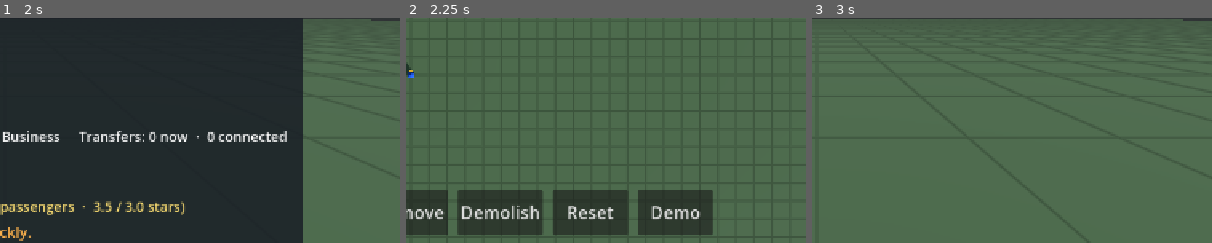
Above: before the commit, frames 1-3 (left to right).
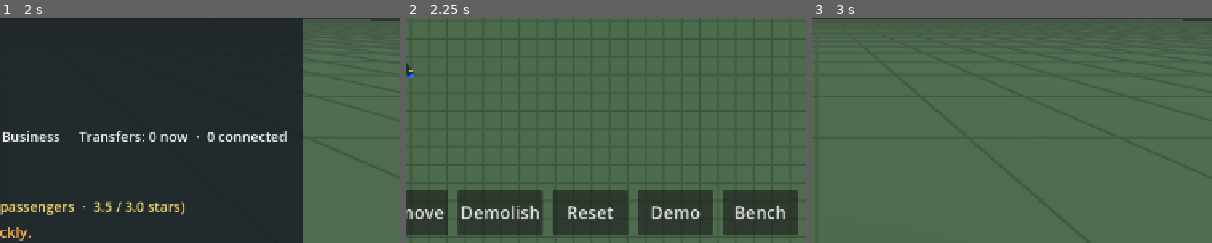
Above: after the commit, the same moments.

Repository: jakobmaier16-pixel/airport-idle
Game: Godot game, scene res://scenes/main/main.tscn
Same seed, same stepped clock (60 frames per second), same inputs: the game is played once before the commit and once after it.
Inputs:
- Up to frame 1 (2 s): click "Stats" at 0.5 s; click "Airlines" at 1.25 s
- Up to frame 2 (2.25 s): click "Build" at 2 s
- Up to frame 3 (3 s): click "Manager" at 2.75 s
The pictures show only the part of the screen within x 49-99%, y 37-87%; the shares and areas given below are measured in that part.

Frame 1 is identical in both runs. In frame 2, 3.7% of the frame differs, in the area x 79-98%, y 76-97%; in frame 3, nothing differs.

Commit message:
Device benchmark: 1,000 passengers, budget check on screen
- "Bench" in the build menu (test builds, two taps) builds the showcase with
  about 1,000 passengers (fixed seed, no random weather or incidents) and
  runs 60 s top-down and 60 s first person at the security queue.
- Reports frames per second, work per frame, graphics time, heartbeat time
  and peak memory, judged against the budget (tech_architecture.md §15):
  8 ms work on iPhone, 12 ms on iPad, 2 ms heartbeat, on the 95th percentile.
- The player's save is written first, saving is off while it runs, and
  closing the results loads the save again.
- Airport records each frame's heartbeat times; the passenger cap can be raised.
- test_43_benchmark; CLAUDE.md gotcha: packed arrays in a Dictionary are copies.
- tech_architecture.md: the prototype's numbers are the baseline the
  passenger flow rewrite must beat (Mac so far, devices pending).

Co-Authored-By: Claude Opus 5.5 <noreply@anthropic.com>

Diff:
--- a/scenes/main/main.gd
+++ b/scenes/main/main.gd
@@ -37,6 +37,7 @@
 	_build_mode.tool_changed.connect(_hud.set_tool_state)
 	_hud.reset_confirmed.connect(_on_reset_confirmed)
 	_hud.showcase_confirmed.connect(_on_showcase_confirmed)
+	_hud.benchmark_confirmed.connect(_on_benchmark_confirmed)
 	# Managing a station needs the manager on the spot (design doc §15.1).
 	_hud.upgrade_pressed.connect(func(building: Building) -> void:
 		if Airport.manage_problem(building).is_empty():
@@ -85,6 +86,12 @@
 		_hud.notify("Welcome back! You were away %d hours. Your airport earned %s while you were gone." % [
 			floori(SaveGame.away_seconds / 3600.0), Economy.format(SaveGame.welcome_back_bonus)])
 		SaveGame.welcome_back_bonus = 0.0
+	# The device benchmark was asked for before the scene reload (test builds only).
+	if Benchmark.pending:
+		Benchmark.pending = false
+		var benchmark := Benchmark.new()
+		benchmark.main = self
+		add_child(benchmark)
 
 
 # Clears the map and reloads the scene, so every visual is rebuilt from the (now empty) simulation.
@@ -97,6 +104,18 @@
 func _on_showcase_confirmed() -> void:
 	SaveGame.load_showcase()
 	get_tree().reload_current_scene()
+
+
+# Builds the benchmark airport (the player's save is kept safe) and reloads the scene for it.
+func _on_benchmark_confirmed() -> void:
+	Benchmark.prepare_airport()
+	Benchmark.pending = true
+	get_tree().reload_current_scene()
+
+
+## Switches to `view` (used by the device benchmark).
+func set_view(view: View) -> void:
+	_set_view(view)
 
 
 func _process(_delta: float) -> void:
--- a/scenes/ui/hud.gd
+++ b/scenes/ui/hud.gd
@@ -16,6 +16,8 @@
 signal reset_confirmed
 ## The player confirmed loading the showcase airport (test builds only).
 signal showcase_confirmed
+## The player confirmed starting the device benchmark (test builds only, scripts/dev/benchmark.gd).
+signal benchmark_confirmed
 signal upgrade_pressed(building: Building)
 signal hire_pressed(building: Building)
 signal dismiss_pressed(building: Building)
@@ -91,6 +93,7 @@
 @onready var _departures_label: Label = $SafeArea/InfoPanel/DeparturesLabel
 @onready var _reset_button: Button = $SafeArea/BuildMenu/PaintButtons/ResetButton
 @onready var _demo_button: Button = $SafeArea/BuildMenu/PaintButtons/DemoButton
+@onready var _bench_button: Button = $SafeArea/BuildMenu/PaintButtons/BenchButton
 @onready var _station_panel: Control = $SafeArea/StationPanel
 @onready var _station_title: Label = $SafeArea/StationPanel/Content/TitleLabel
 @onready var _station_info: Label = $SafeArea/StationPanel/Content/InfoLabel
@@ -124,8 +127,10 @@
 	# Reset and Demo are testing aids, so they only exist in debug builds (including device test builds).
 	_reset_button.visible = OS.is_debug_build()
 	_demo_button.visible = OS.is_debug_build()
+	_bench_button.visible = OS.is_debug_build()
 	_reset_button.pressed.connect(_on_confirm_button_pressed.bind(_reset_button, "Reset", reset_confirmed))
 	_demo_button.pressed.connect(_on_confirm_button_pressed.bind(_demo_button, "Demo", showcase_confirmed))
+	_bench_button.pressed.connect(_on_confirm_button_pressed.bind(_bench_button, "Bench", benchmark_confirmed))
 	_upgrade_button.pressed.connect(func() -> void: upgrade_pressed.emit(shown_station))
 	_hire_button.pressed.connect(func() -> void: hire_pressed.emit(shown_station))
 	_dismiss_button.pressed.connect(func() -> void: dismiss_pressed.emit(shown_station))
--- a/scenes/ui/hud.tscn
+++ b/scenes/ui/hud.tscn
@@ -258,6 +258,12 @@
 focus_mode = 0
 text = "Demo"
 
+[node name="BenchButton" type="Button" parent="SafeArea/BuildMenu/PaintButtons"]
+custom_minimum_size = Vector2(120, 72)
+layout_mode = 2
+focus_mode = 0
+text = "Bench"
+
 [node name="BuildingButtons" type="HBoxContainer" parent="SafeArea/BuildMenu"]
 layout_mode = 2
 mouse_filter = 2
--- a/scripts/autoload/airport.gd
+++ b/scripts/autoload/airport.gd
@@ -80,6 +80,9 @@
 var saved_manager: Dictionary = {}
 ## How far the current frame is between the last and the next simulation step (0..1).
 var sim_alpha: float = 0.0
+## How long each simulation step of the current frame took, in microseconds (for the device
+## benchmark, scripts/dev/benchmark.gd). Refilled every frame.
+var last_heartbeats_usec: PackedInt32Array = PackedInt32Array()
 ## The airport's dice (tech_architecture.md §3). Every random choice of the simulation comes from
 ## here, so the same seed and the same player actions give exactly the same game. Shared with
 ## PassengerFlow, FlightSchedule, Airlines and Weather; saved with the game.
@@ -113,8 +116,11 @@
 func _process(delta: float) -> void:
 	_sim_time += delta
 	var steps := 0
+	last_heartbeats_usec.clear()
 	while _sim_time >= SIM_STEP and steps < MAX_STEPS_PER_FRAME:
+		var started := Time.get_ticks_usec()
 		step(SIM_STEP)
+		last_heartbeats_usec.append(Time.get_ticks_usec() - started)
 		_sim_time -= SIM_STEP
 		steps += 1
 	_sim_time = minf(_sim_time, SIM_STEP)
--- /dev/null
+++ b/scripts/dev/benchmark.gd
@@ -0,0 +1,269 @@
+class_name Benchmark
+extends Node
+## Device benchmark (tech_architecture.md §15), test builds only ("Bench" in the build menu).
+## Builds a busy airport with about 1,000 passengers, runs it for a while in the top-down view and
+## then in first person at the security queue, and shows frame time, heartbeat time and memory
+## against the performance budget.
+## The player's save stays safe: it is written before the benchmark starts, saving is off while
+## it runs, and closing the results loads it again.
+
+## The same airport and the same dice every run, so results from different days compare.
+const SEED: int = 2026
+const TARGET_PASSENGERS: int = 1000
+## The passenger cap while the benchmark runs (the normal cap is lower, see PassengerFlow).
+const PASSENGER_LIMIT: int = 1100
+## Most passengers added per frame, so filling up doesn't freeze the screen.
+const SPAWN_PER_FRAME: int = 40
+## Budget (tech_architecture.md §15), in milliseconds. Judged on the 95th percentile: 95 % of
+## all frames (or heartbeats) must stay within it; single spikes are reported but don't fail.
+const PHONE_WORK_BUDGET_MS: float = 8.0
+const TABLET_WORK_BUDGET_MS: float = 12.0
+const HEARTBEAT_BUDGET_MS: float = 2.0
+const TYPES: Array[PassengerType] = [FlightSchedule.FAMILY, FlightSchedule.LOW_COST, FlightSchedule.BUSINESS]
+## The first-person run stands this many meters in front of security, looking at its queue.
+const QUEUE_VIEW_DISTANCE: float = 14.0
+
+enum Phase { FILL, TOP_DOWN, FIRST_PERSON, DONE }
+
+## Set before the scene is reloaded; main.gd starts the benchmark when it finds it set.
+static var pending: bool = false
+
+## Longest wait for the airport to fill up, and how long each measured run lasts (seconds).
+@export var fill_seconds: float = 30.0
+@export var phase_seconds: float = 60.0
+
+## The main scene: switches the views.
+var main: Node
+var phase: Phase = Phase.FILL
+## The finished report, one line per measurement (also printed with the prefix "BENCHMARK").
+var report: String = ""
+
+var _phase_left: float = 0.0
+# Phase -> measurements of that run. Plain Arrays on purpose: Packed arrays inside a Dictionary
+# are copied when read, so appending to them would change a copy and lose every sample.
+var _runs: Dictionary = {}
+var _peak_memory: float = 0.0
+var _peak_video_memory: float = 0.0
+var _status: Label
+var _results: PanelContainer
+
+
+## Saves the player's airport, turns saving off and builds the benchmark airport. Call it before
+## reloading the scene, so every visual is built for the new airport.
+static func prepare_airport() -> void:
+	SaveGame.save_now()
+	SaveGame.enabled = false
+	Airport.reseed(SEED)
+	ShowcaseAirport.build()
+	# Same load every run: no random weather or incidents.
+	Airport.weather.automatic = false
+	Airport.incidents_automatic = false
+	Airport.passenger_flow.max_passengers = PASSENGER_LIMIT
+
+
+## Adds up to `max_new` passengers for upcoming flights until the airport holds the target.
+## Returns how many were added.
+static func top_up(max_new: int) -> int:
+	var flow := Airport.passenger_flow
+	var flights := flow.schedule.flights.filter(func(f: Flight) -> bool:
+		return not f.cargo and f.departure_time - flow.time >= FlightSchedule.MIN_CONNECTION)
+	if flights.is_empty():
+		return 0
+	var added := 0
+	while added < max_new and flow.passengers.size() < TARGET_PASSENGERS:
+		var flight: Flight = flights[Airport.rng.randi() % flights.size()]
+		if not flow.spawn_passenger(flight, TYPES[Airport.rng.randi() % TYPES.size()]):
+			break
+		added += 1
+	return added
+
+
+## Turns random weather and incidents back on, loads the player's save again and reloads the scene.
+static func restore_player_game(tree: SceneTree) -> void:
+	Airport.weather.automatic = true
+	Airport.incidents_automatic = true
+	Airport.reset()
+	SaveGame.enabled = not OS.get_cmdline_user_args().has(SaveGame.NO_SAVE_FLAG)
+	SaveGame.load_game()
+	tree.reload_current_scene()
+
+
+## The value below which `share` of `values` lie (e.g. 0.95: 95 % of the frames were faster).
+static func percentile(values: PackedFloat32Array, share: float) -> float:
+	if values.is_empty():
+		return 0.0
+	var sorted := values.duplicate()
+	sorted.sort()
+	return sorted[clampi(ceili(share * sorted.size()) - 1, 0, sorted.size() - 1)]
+
+
+static func is_tablet() -> bool:
+	return OS.get_model_name().begins_with("iPad")
+
+
+func _ready() -> void:
+	# Ask the renderer to time each frame on the processor and on the graphics chip.
+	RenderingServer.viewport_set_measure_render_time(get_viewport().get_viewport_rid(), true)
+	var layer := CanvasLayer.new()
+	layer.layer = 100
+	add_child(layer)
+	_status = Label.new()
+	_status.position = Vector2(40, 120)
+	_status.add_theme_font_size_override("font_size", 28)
+	_status.add_theme_color_override("font_outline_color", Color.BLACK)
+	_status.add_theme_constant_override("outline_size", 8)
+	layer.add_child(_status)
+	_start(Phase.FILL)
+
+
+func _process(delta: float) -> void:
+	_phase_left -= delta
+	var passengers := Airport.passenger_flow.passengers.size()
+	match phase:
+		Phase.FILL:
+			top_up(SPAWN_PER_FRAME)
+			_status.text = "Benchmark: filling the airport… %d passengers\nPlease don't touch the screen." % passengers
+			if passengers >= TARGET_PASSENGERS * 0.95 or _phase_left <= 0.0:
+				_start(Phase.TOP_DOWN)
+		Phase.TOP_DOWN, Phase.FIRST_PERSON:
+			top_up(SPAWN_PER_FRAME)
+			_record(delta)
+			_status.text = "Benchmark: %s · %d s left · %d passengers\nPlease don't touch the screen." % [
+				_phase_name(phase), ceili(maxf(_phase_left, 0.0)), passengers]
+			if _phase_left <= 0.0:
+				_start(Phase.FIRST_PERSON if phase == Phase.TOP_DOWN else Phase.DONE)
+
+
+func _start(next: Phase) -> void:
+	phase = next
+	_phase_left = fill_seconds if next == Phase.FILL else phase_seconds
+	match next:
+		Phase.TOP_DOWN:
+			# The whole airport at once: the most figures on screen.
+			main.set_view(main.View.BUILD)
+			var camera: BuildCamera = main.get_node("BuildCamera")
+			camera.view_height = 1000.0  # clamped to the farthest zoom
+			camera.center_on(Vector3.ZERO)
+		Phase.FIRST_PERSON:
+			main.set_view(main.View.MANAGER)
+			_stand_at_security()
+		Phase.DONE:
+			_finish()
+	if next in [Phase.TOP_DOWN, Phase.FIRST_PERSON]:
+		_runs[next] = {
+			"frame": [], "work": [], "gpu": [], "heartbeat": [],
+			"passengers": 0, "figures": 0, "frames": 0, "seconds": 0.0,
+		}
+
+
+# The busiest spot: in front of security, looking at its queue.
+func _stand_at_security() -> void:
+	for building in Airport.buildings:
+		if building.type.role != BuildingType.Role.SECURITY:
+			continue
+		var station := Airport.passenger_flow.station_for(building)
+		var size := Building.rotated_size(building.type.footprint, building.rotation_steps)
+		var center := Airport.grid.block_center(building.origin_cell, size)
+		var manager: Manager = main.get_node("Manager")
+		manager.global_position = center + station.outward * QUEUE_VIEW_DISTANCE
+		(main.get_node("ManagerCamera") as ManagerCamera).face(center + Vector3.UP * 1.5)
+		return
+
+
+func _record(delta: float) -> void:
+	var run: Dictionary = _runs[phase]
+	var viewport := get_viewport().get_viewport_rid()
+	# Work per frame on the main processor: game code, physics and preparing the drawing.
+	var work := (Performance.get_monitor(Performance.TIME_PROCESS) + Performance.get_monitor(Performance.TIME_PHYSICS_PROCESS)) * 1000.0 \
+		+ RenderingServer.viewport_get_measured_render_time_cpu(viewport) + RenderingServer.get_frame_setup_time_cpu()
+	(run["frame"] as Array).append(delta * 1000.0)
+	(run["work"] as Array).append(work)
+	(run["gpu"] as Array).append(RenderingServer.viewport_get_measured_render_time_gpu(viewport))
+	for usec in Airport.last_heartbeats_usec:
+		(run["heartbeat"] as Array).append(usec / 1000.0)
+	run["passengers"] += Airport.passenger_flow.passengers.size()
+	run["figures"] += _figures_drawn()
+	run["frames"] += 1
+	run["seconds"] += delta
+	_peak_memory = maxf(_peak_memory, Performance.get_monitor(Performance.MEMORY_STATIC))
+	_peak_video_memory = maxf(_peak_video_memory, Performance.get_monitor(Performance.RENDER_VIDEO_MEM_USED))
+
+
+## How many heartbeats were measured in the run of `which` phase (0 before it ran).
+func heartbeat_samples(which: Phase) -> int:
+	return (_runs[which]["heartbeat"] as Array).size() if _runs.has(which) else 0
+
+
+func _figures_drawn() -> int:
+	var layer := main.get_node_or_null("Passengers")
+	if layer == null or layer.get_child_count() == 0:
+		return 0
+	return (layer.get_child(0) as MultiMeshInstance3D).multimesh.visible_instance_count
+
+
+func _finish() -> void:
+	var tablet := is_tablet()
+	var work_budget := TABLET_WORK_BUDGET_MS if tablet else PHONE_WORK_BUDGET_MS
+	var lines: PackedStringArray = []
+	lines.append("Benchmark · %s · build %s · seed %d" % [OS.get_model_name(), BuildStamp.text(), SEED])
+	lines.append("Budget (%s): work per frame ≤ %.0f ms, heartbeat ≤ %.0f ms (95 %% of frames)" % [
+		"iPad" if tablet else "iPhone", work_budget, HEARTBEAT_BUDGET_MS])
+	var all_pass := true
+	for run_phase: Phase in [Phase.TOP_DOWN, Phase.FIRST_PERSON]:
+		var run: Dictionary = _runs[run_phase]
+		var frames := maxi(int(run["frames"]), 1)
+		var work_95 := percentile(PackedFloat32Array(run["work"]), 0.95)
+		var heartbeat_95 := percentile(PackedFloat32Array(run["heartbeat"]), 0.95)
+		var work_ok := work_95 <= work_budget
+		var heartbeat_ok := heartbeat_95 <= HEARTBEAT_BUDGET_MS
+		all_pass = all_pass and work_ok and heartbeat_ok
+		lines.append("")
+		lines.append("%s · %d s · %d passengers · %d figures drawn" % [
+			_phase_name(run_phase), roundi(run["seconds"]), int(run["passengers"]) / frames, int(run["figures"]) / frames])
+		lines.append("  Frames per second   %.1f" % (frames / maxf(run["seconds"], 0.001)))
+		lines.append("  Work per frame      %s   %s" % [_spread(run["work"]), "PASS" if work_ok else "FAIL"])
+		lines.append("  Graphics chip       %s" % _spread(run["gpu"]))
+		lines.append("  Heartbeat           %s   %s" % [_spread(run["heartbeat"]), "PASS" if heartbeat_ok else "FAIL"])
+	lines.append("")
+	lines.append("Memory (peak)  Godot %.0f MB · video %.0f MB" % [_peak_memory / 1048576.0, _peak_video_memory / 1048576.0])
+	lines.append("Result: %s" % ("PASS" if all_pass else "FAIL"))
+	report = "\n".join(lines)
+	for line in lines:
+		print("BENCHMARK " + line)
+	_status.text = ""
+	_show_results()
+
+
+# "avg 5.1 ms · 95% 6.8 ms · worst 12.0 ms"
+func _spread(samples: Array) -> String:
+	var values := PackedFloat32Array(samples)
+	var total := 0.0
+	var worst := 0.0
+	for value in values:
+		total += value
+		worst = maxf(worst, value)
+	var average := total / maxi(values.size(), 1)
+	return "avg %.1f ms · 95%% %.1f ms · worst %.1f ms" % [average, percentile(values, 0.95), worst]
+
+
+func _phase_name(which: Phase) -> String:
+	return "Top-down (whole map)" if which == Phase.TOP_DOWN else "First person (at security)"
+
+
+func _show_results() -> void:
+	_results = PanelContainer.new()
+	_results.set_anchors_preset(Control.PRESET_FULL_RECT)
+	var box := VBoxContainer.new()
+	_results.add_child(box)
+	var text := Label.new()
+	text.text = report
+	text.add_theme_font_size_override("font_size", 22)
+	text.size_flags_vertical = Control.SIZE_EXPAND_FILL
+	box.add_child(text)
+	var close := Button.new()
+	close.name = "CloseButton"
+	close.text = "Close and load my airport"
+	close.custom_minimum_size = Vector2(0, 80)
+	close.pressed.connect(func() -> void: restore_player_game(get_tree()))
+	box.add_child(close)
+	_status.get_parent().add_child(_results)
--- a/scripts/simulation/passenger_flow.gd
+++ b/scripts/simulation/passenger_flow.gd
@@ -54,6 +54,8 @@
 const COLOR_COUNT: int = 6
 ## Safety limit, so a layout where passengers can't leave doesn't fill up endlessly.
 const MAX_PASSENGERS: int = 600
+## The limit in use (the device benchmark raises it, see scripts/dev/benchmark.gd).
+var max_passengers: int = MAX_PASSENGERS
 
 const Role := BuildingType.Role
 
@@ -235,7 +237,7 @@
 
 ## A passenger of `type` for `flight` arrives at an entrance. Returns false if nobody can arrive.
 func spawn_passenger(flight: Flight, type: PassengerType) -> bool:
-	if not route_problem.is_empty() or _route_entrances.is_empty() or passengers.size() >= MAX_PASSENGERS:
+	if not route_problem.is_empty() or _route_entrances.is_empty() or passengers.size() >= max_passengers:
 		return false
 	# Car travellers park for their trip, if there is a car park (design doc §11.8).
 	var by_car := not _route_car_parks.is_empty() and rng.randf() < CAR_SHARE
--- /dev/null
+++ b/tests/cases/test_43_benchmark.gd
@@ -0,0 +1,61 @@
+extends TestCase
+## The device benchmark (tech_architecture.md §15), run here in short form so it keeps working.
+## The real numbers come from the iPhone and iPad.
+
+
+func test_airport_fills_to_a_thousand() -> void:
+	Benchmark.prepare_airport()
+	check(not SaveGame.enabled, "saving is off while the benchmark runs")
+	for i in 30:
+		Benchmark.top_up(100)
+		sim_seconds(1.0)
+	var count := Airport.passenger_flow.passengers.size()
+	check(count >= 900, "about 1,000 passengers in the airport (%d)" % count)
+	var started := Time.get_ticks_usec()
+	sim_seconds(10.0)
+	print("INFO simulation step with %d passengers: %.3f ms (Mac)" % [
+		Airport.passenger_flow.passengers.size(), (Time.get_ticks_usec() - started) / 1000.0 / 100.0])
+
+
+func test_benchmark_runs_and_reports() -> void:
+	Benchmark.prepare_airport()
+	await start_game()
+	var benchmark := Benchmark.new()
+	benchmark.main = main
+	benchmark.fill_seconds = 3.0
+	benchmark.phase_seconds = 1.0
+	main.add_child(benchmark)
+	# The benchmark measures the game running in real time.
+	Airport.set_process(true)
+	var started := Time.get_ticks_msec()
+	while benchmark.phase != Benchmark.Phase.DONE and Time.get_ticks_msec() - started < 30000:
+		await frames(1)
+	Airport.set_process(false)
+	check_eq(benchmark.phase, Benchmark.Phase.DONE, "the benchmark finished")
+	# Without a screen, frame and graphics times read 0 here; heartbeats are real on every machine.
+	for run_phase in [Benchmark.Phase.TOP_DOWN, Benchmark.Phase.FIRST_PERSON]:
+		check(benchmark.heartbeat_samples(run_phase) > 0, "heartbeats were measured in run %d" % run_phase)
+	check(not benchmark.report.contains("Heartbeat           avg 0.0 ms"), "the heartbeat numbers are real")
+	for part in ["Top-down", "First person", "Work per frame", "Heartbeat", "Memory", "Result:"]:
+		check(benchmark.report.contains(part), "the report shows %s" % part)
+	check(benchmark.report.contains("PASS") or benchmark.report.contains("FAIL"), "judged against the budget")
+	check(main.current_view == main.View.MANAGER, "the second run is in first person")
+	check(benchmark.find_child("CloseButton", true, false) != null, "the results can be closed")
+
+
+func test_percentile() -> void:
+	var values := PackedFloat32Array()
+	for i in range(100, 0, -1):
+		values.append(i)
+	check_eq(Benchmark.percentile(values, 0.95), 95.0, "95 % of the values are at most 95")
+	check_eq(Benchmark.percentile(PackedFloat32Array(), 0.95), 0.0, "no values: 0")
+
+
+func test_bench_button_needs_two_taps() -> void:
+	await start_game()
+	await open_build_view()
+	var button := ui("BuildMenu/PaintButtons/BenchButton") as Button
+	check(button.visible, "the Bench button exists in test builds")
+	await press(button)
+	check_eq(button.text, "Tap again", "the first tap only arms it")
+	check(not Benchmark.pending, "nothing started yet")
Not shown, added: scripts/dev/benchmark.gd.uid
Not shown, added: tests/cases/test_43_benchmark.gd.uid
Not shown, changed: CLAUDE.md
Not shown, changed: docs/tech_architecture.md
